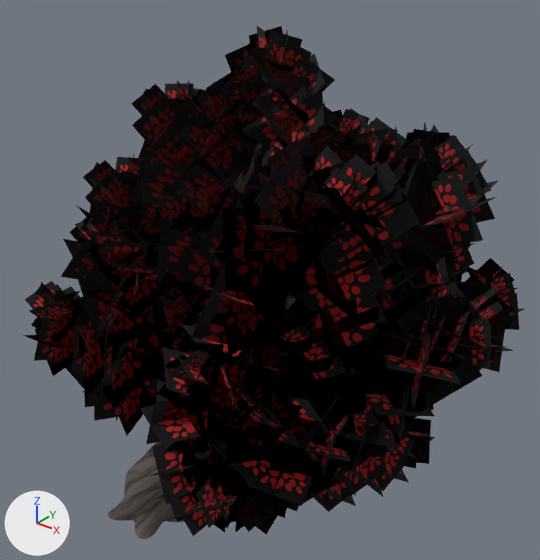
Renders of the glTF model frontend/public/models/multistemshrub_1.glb from each side of a commit.
Camera for both pictures: a camera (50 mm lens) standing at (2.93, -2.44, 3.41) and looking at (0.76, 0.28, 1.72). The axes (+X, +Y, +Z) are drawn at lower left. The lights are the same throughout. The first picture is the older version.

Objects in the first picture: 'TwistedTree_1'.
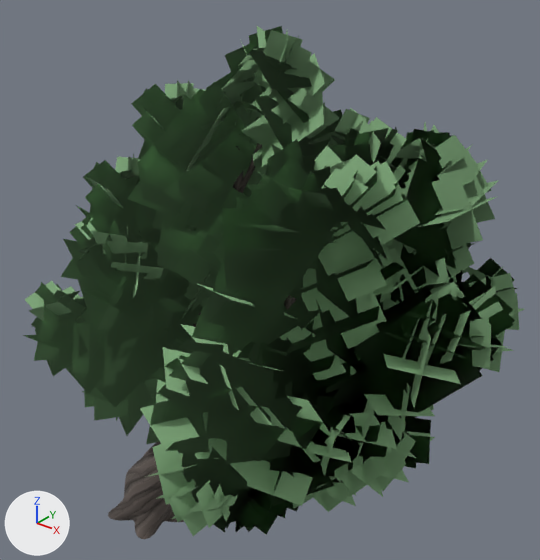
Location of each change, [x1, y1, x2, y2] in pixels of the pictures (540 x 560 px):
```json
{"object": "TwistedTree_1", "change": "surface changed", "before": [23, 25, 524, 536], "after": [23, 25, 524, 536], "on screen": "lighter"}
```

Edits to the scene script, one JSON object a line:
```json
{"op": "remove", "block": "mat_leaves_twistedtree", "code": "mat_leaves_twistedtree.texture = img_leaves_twistedtree_c"}
{"op": "add", "block": "mat_leaves_twistedtree", "code": "mat_leaves_twistedtree.base_color = (0.24, 0.44, 0.22)  # green #86b181"}
```
